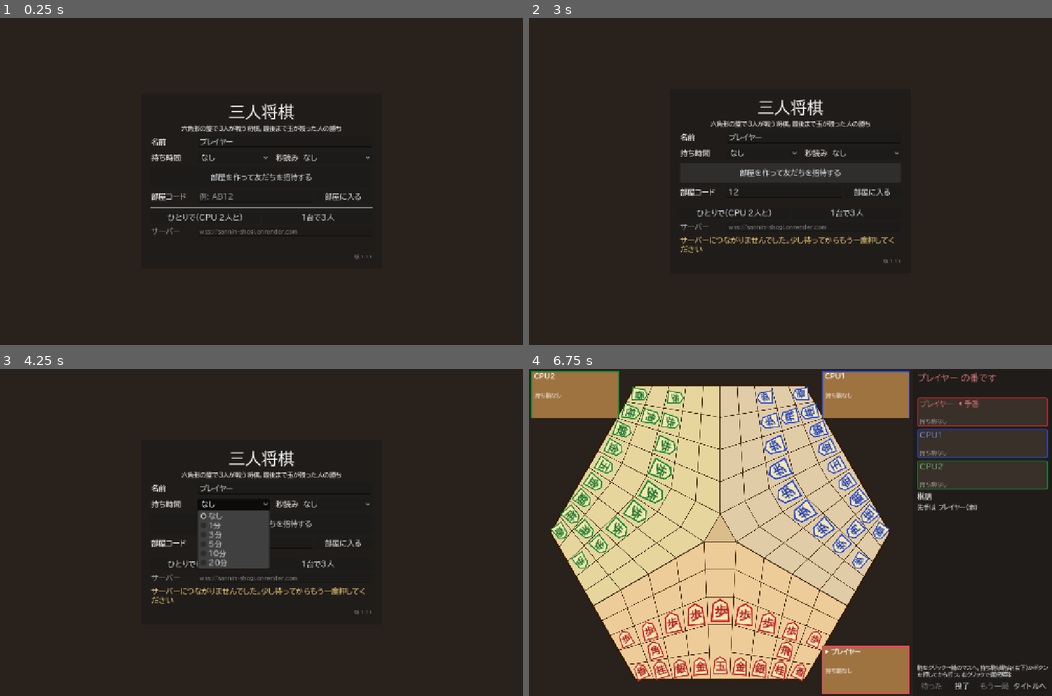
Above: before the commit, frames 1-4 (two rows, left to right).
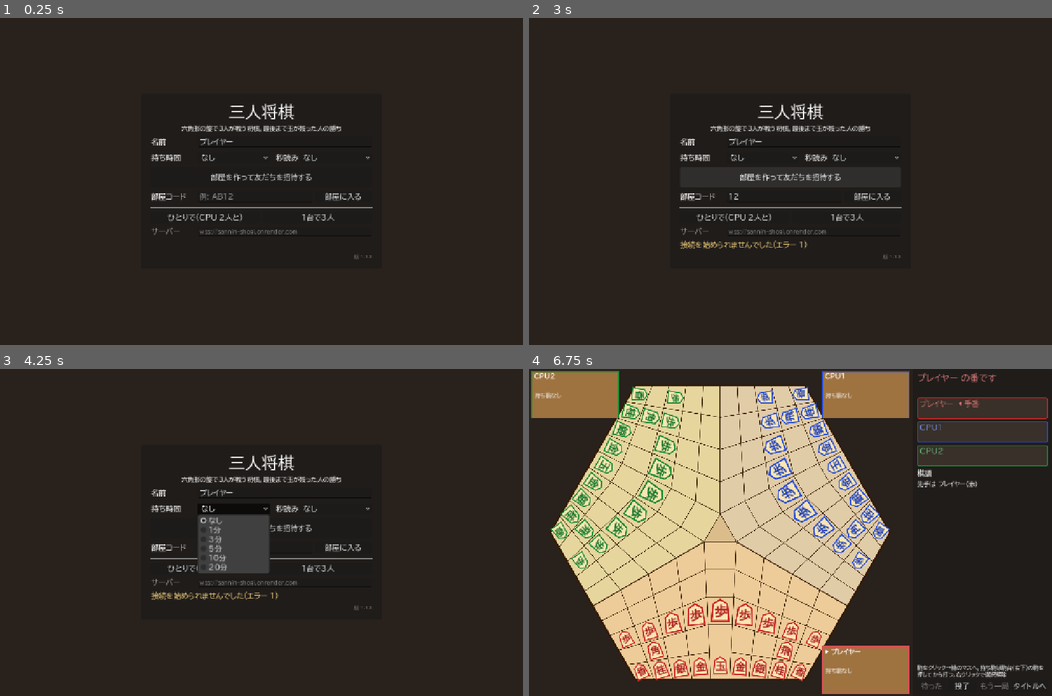
Above: after the commit, the same moments.

Repository: mittsuhinata-hue/sannin-shogi
Game: Godot game, scene res://scenes/main.tscn
Same seed, same stepped clock (60 frames per second), same inputs: the game is played once before the commit and once after it.
Inputs (mouse positions are in pixels of both pictures, inside the frame that each line leads up to):
- Up to frame 1 (0.25 s): no input
- Up to frame 2 (3 s): click (785, 197) at 0.52 s; type "12" at 0.6 s; click "なし" at 1.25 s; click "なし" at 2 s; click "部屋を作って友だちを招待する" at 2.75 s
- Up to frame 3 (4.25 s): click "なし" at 3.5 s
- Up to frame 4 (6.75 s): click "なし" at 4.25 s; click "部屋を作って友だちを招待する" at 5 s; click "部屋に入る" at 5.75 s; click "ひとりで（CPU 2人と）" at 6.5 s

The runs differ from the first frame. In frame 1, less than 0.1% of the frame differs, in the area x 68-71%, y 72-74%; in frame 2, 3.8%; in frame 3, 4.0%, in the area x 28-72%, y 25-75%; in frame 4, 3.8%.

Commit message:
プレイヤーの枠から持ち駒の表示を外す
持ち駒は盤の駒台で見て、駒台の駒を押して打つ。

Co-Authored-By: Claude Opus 5.5 <noreply@anthropic.com>

Diff:
--- a/scripts/main.gd
+++ b/scripts/main.gd
@@ -6,7 +6,7 @@
 const BoardView = preload("res://scripts/board_view.gd")
 const UiFont = preload("res://scripts/ui_font.gd")
 const SETTINGS_PATH := "user://settings.cfg"
-const VERSION := "1.11"   ## 直すたびに上げる（友だちの画面が新しいか見分けるため）
+const VERSION := "1.12"   ## 直すたびに上げる（友だちの画面が新しいか見分けるため）
 
 var _font: Font
 
@@ -122,7 +122,7 @@
 	_players_box.vertical = not portrait
 	_help.visible = not portrait
 	for pb in _player_boxes:
-		pb["hand"].visible = not portrait   # 縦画面では盤の上下の駒台で見る
+		pb["hand"].visible = false   # 持ち駒は盤の駒台で見る（枠の中には出さない）
 	if portrait:
 		_board.size_flags_vertical = Control.SIZE_FILL
 		_board.custom_minimum_size = Vector2(0, min(logical.x * 1.28, logical.y * 0.66))
@@ -621,7 +621,7 @@
 	v.add_child(_log)
 
 	var help := Label.new()
-	help.text = "駒をクリック→緑のマスへ。持ち駒は駒台（右下）かボタンを押してから打つ。右クリックで選択解除"
+	help.text = "駒をクリック→緑のマスへ。持ち駒は駒台（右下）の駒を押してから打つ。右クリックで選択解除"
 	help.autowrap_mode = TextServer.AUTOWRAP_WORD_SMART
 	help.add_theme_font_size_override("font_size", 13)
 	v.add_child(help)
Not shown, removed: docs/game-1f4cdcb635.pck
Not shown, added: docs/game-6ad8a46ddb.pck
